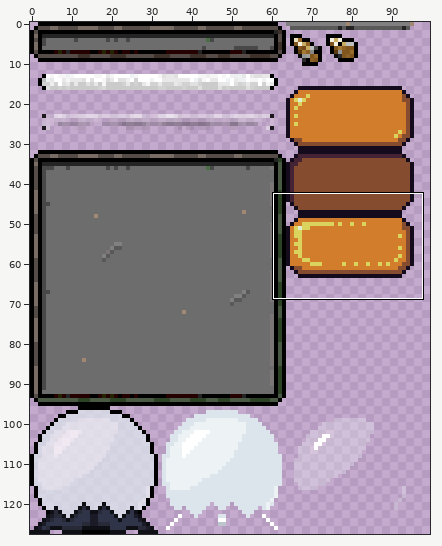
Two states of a sprite sheet, demos/imgs/ui.png. The picture above shows the old version from afar; the outline marks the close-up.
Close-up. Old version:
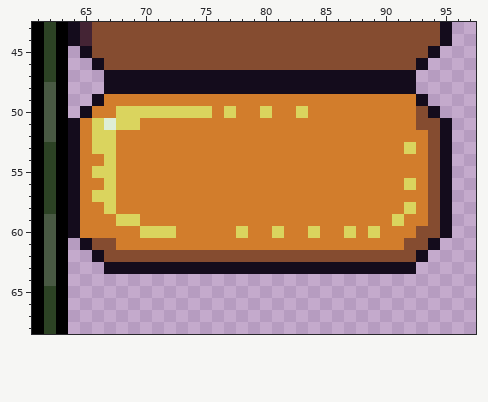
The file is 128x128 pixels. Pixels under 10% opacity are left out. Colours within 5 levels of each other are drawn and written as one. Shown: x 61..97, y 43..68. The wide view leaves out empty margins.
After:
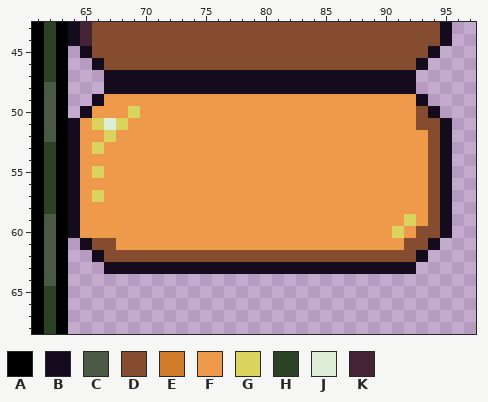
Palette (. is transparent): A #000000  B #140c1c  C #495943  D #854c30  E #d27d2c  F #ee9a4a  G #dad45e  H #2c4224  J #deeed6  K #442434
The exact change:
y 49: x 67..92 EEEEEEEEEEEEEEEEEEEEEEEEEE -> FFFFFFFFFFFFFFFFFFFFFFFFFF
y 50: x 66..68 EEG -> FFF; x 70..92 GGGGGGEGEEGEEGEEEEEEEEE -> FFFFFFFFFFFFFFFFFFFFFFF
y 51: x 65 E -> F; x 69..92 GEEEEEEEEEEEEEEEEEEEEEEE -> FFFFFFFFFFFFFFFFFFFFFFFF
y 52: x 65..66 EG -> FF; x 68..93 EEEEEEEEEEEEEEEEEEEEEEEEEE -> FFFFFFFFFFFFFFFFFFFFFFFFFF
y 53: x 65 E -> F; x 67..93 GEEEEEEEEEEEEEEEEEEEEEEEEGE -> FFFFFFFFFFFFFFFFFFFFFFFFFFF
y 54: x 65..93 EEGEEEEEEEEEEEEEEEEEEEEEEEEEE -> FFFFFFFFFFFFFFFFFFFFFFFFFFFFF
y 55: x 65 E -> F; x 67..93 GEEEEEEEEEEEEEEEEEEEEEEEEEE -> FFFFFFFFFFFFFFFFFFFFFFFFFFF
y 56: x 65..93 EEGEEEEEEEEEEEEEEEEEEEEEEEEGE -> FFFFFFFFFFFFFFFFFFFFFFFFFFFFF
y 57: x 65 E -> F; x 67..93 GEEEEEEEEEEEEEEEEEEEEEEEEEE -> FFFFFFFFFFFFFFFFFFFFFFFFFFF
y 58: x 65..93 EEGEEEEEEEEEEEEEEEEEEEEEEEEGE -> FFFFFFFFFFFFFFFFFFFFFFFFFFFFF
y 59: x 65..93 EEEGGEEEEEEEEEEEEEEEEEEEEEGEE -> FFFFFFFFFFFFFFFFFFFFFFFFFFFGF
y 60: x 65..92 EEEEEGGGEEEEEGEEGEEGEEGEGEEE -> FFFFFFFFFFFFFFFFFFFFFFFFFFGF
y 61: x 68..91 EEEEEEEEEEEEEEEEEEEEEEEE -> FFFFFFFFFFFFFFFFFFFFFFFF
